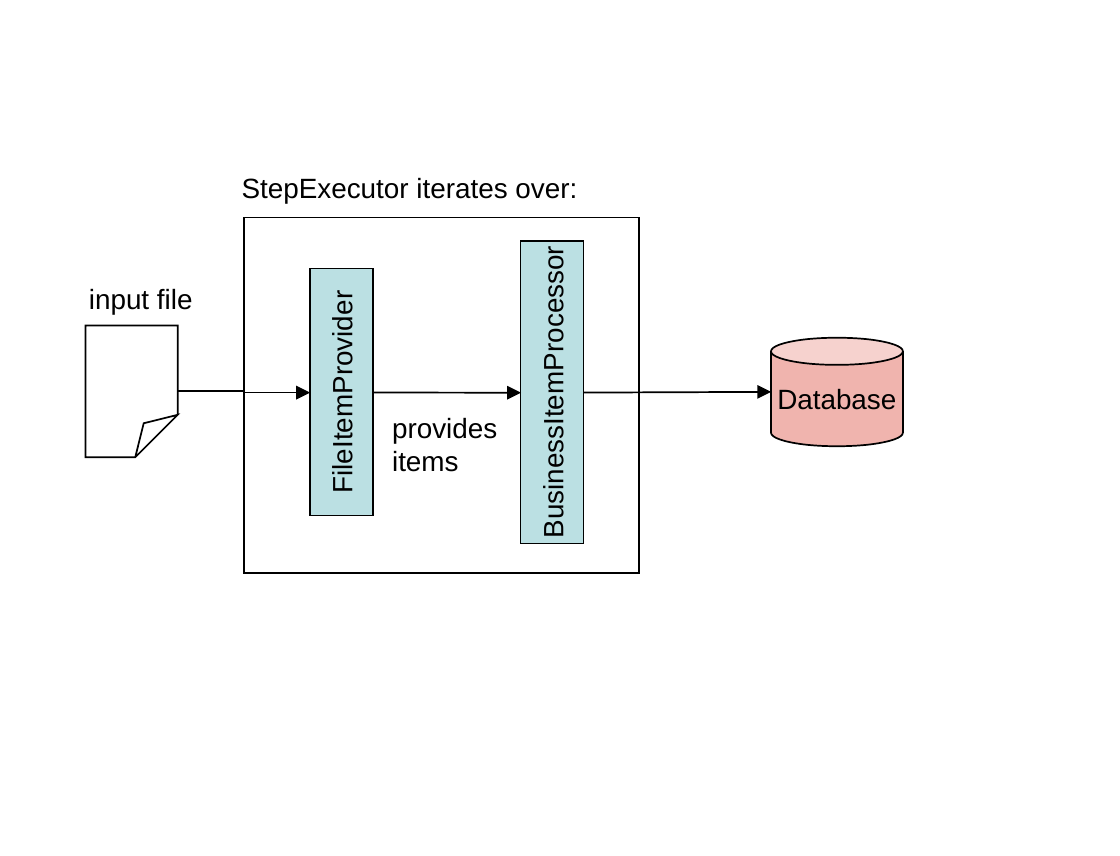
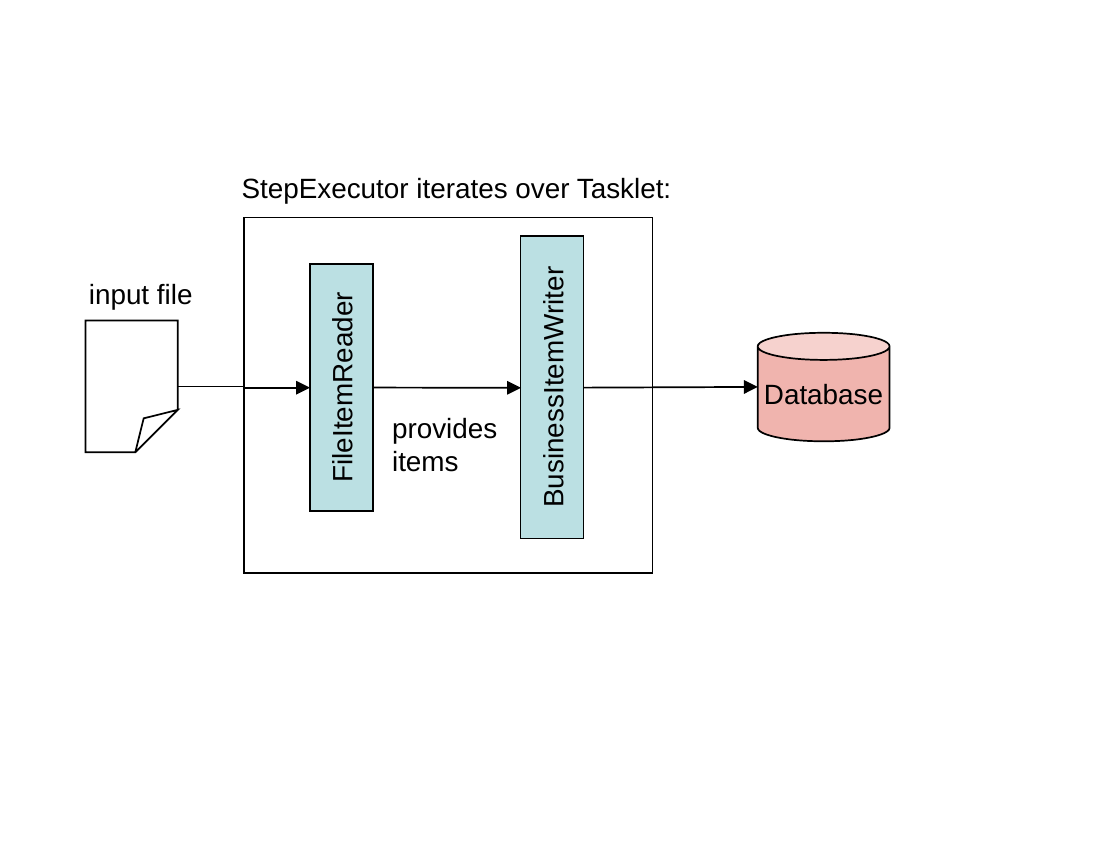
Before and after one commit to spring-projects/spring-batch, a slide deck: slide 1 of src/site/ppt/Figures.ppt. Drawn at 1120x856 pixels with LibreOffice and Linux fonts; fonts in the diff are those of the drawing. Boxes give left, top, right and bottom in pixels: in the first picture for what was removed or moved away, otherwise in the second. Text is boxed around its words. In the diff, an @@ line names an element or a change of style, - is before the commit and + after.

```diff
--- a/src/site/ppt/Figures.ppt
+++ b/src/site/ppt/Figures.ppt
@@ text at bbox=[242, 177, 671, 203]: text changed @@
-StepExecutor iterates over:
+StepExecutor iterates over Tasklet:
@@ rectangle: place and size @@
-rectangle at bbox=[244, 218, 640, 573]
+rectangle at bbox=[244, 218, 653, 573]
@@ 2 rectangles, 1 text, 1 folded corner, 1 elbow arrow, 1 arrow: place and size @@
-2 rectangles, 1 text, 1 folded corner, 1 elbow arrow, 1 arrow at bbox=[85, 242, 583, 545]
+2 rectangles, 1 text, 1 folded corner, 1 elbow arrow, 1 arrow at bbox=[85, 237, 583, 540]
@@ text in rectangle at bbox=[538, 291, 569, 500]: text changed @@
-BusinessItemProcessor
+BusinessItemWriter
@@ text in rectangle at bbox=[327, 311, 358, 476]: text changed @@
-FileItemProvider
+FileItemReader
@@ cylinder "Database": place and size @@
-cylinder "Database" at bbox=[772, 338, 904, 447]
+cylinder "Database" at bbox=[758, 333, 891, 442]
@@ arrow moved from (584, 393) - (772, 392) to (584, 388) - (758, 387) @@
```
Also in this commit, not shown: 2 other slides changed.
